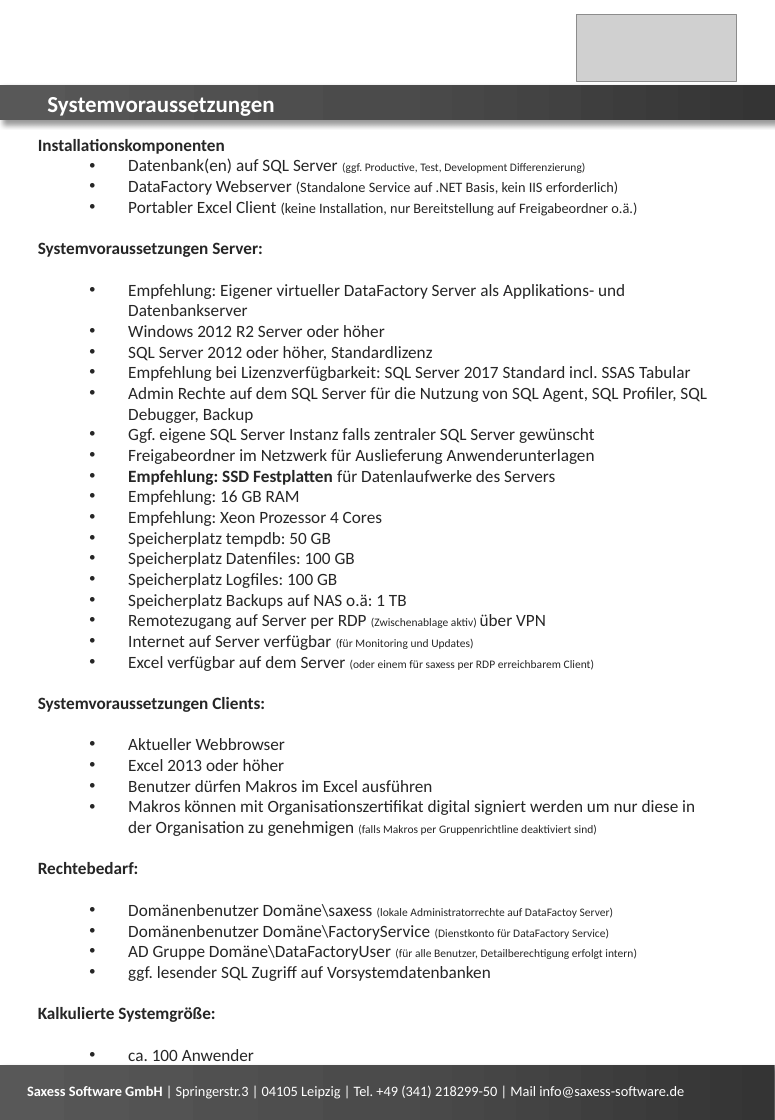
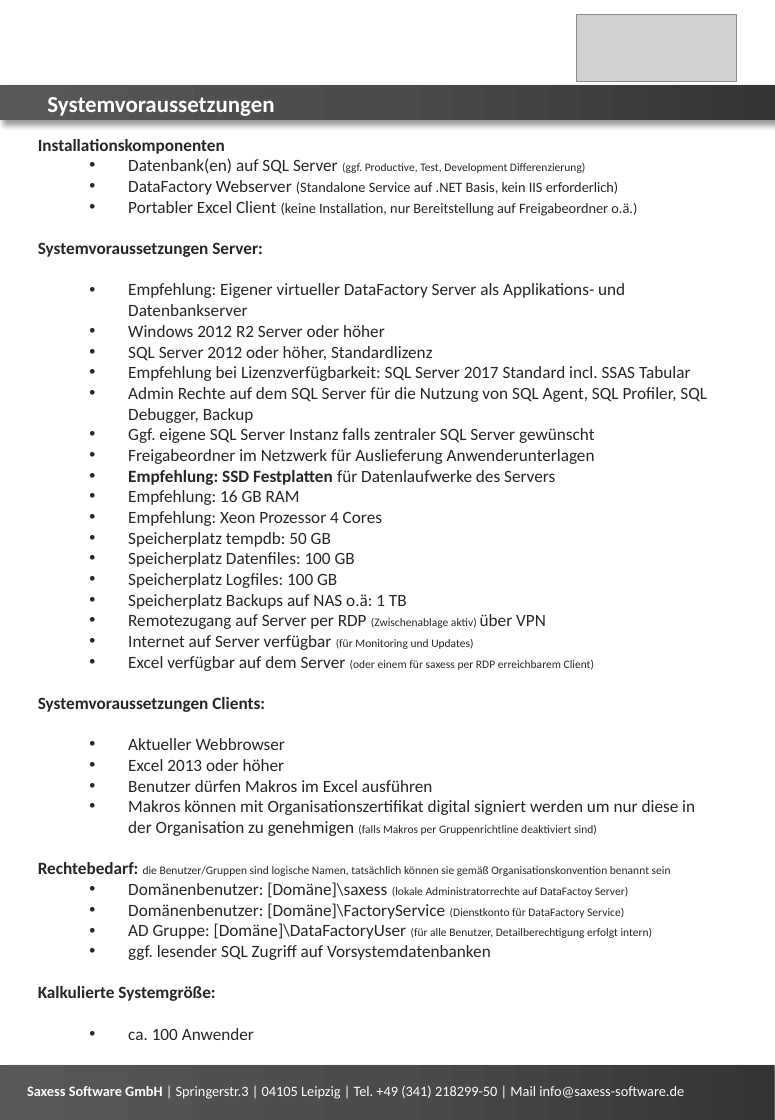
Before and after one commit to saxess-software/DataFactory-Knowledge-Center, a slide deck: slide 2 of 3a. DataFactory - Installation and Update/DataFactoy Systemvoraussetzungen.pptx. Drawn at 775x1120 pixels with LibreOffice and Linux fonts; fonts in the diff are those of the drawing; grey boxes stand for pictures. Boxes give left, top, right and bottom in pixels: in the first picture for what was removed or moved away, otherwise in the second. Text is boxed around its words. In the diff, an @@ line names an element or a change of style, - is before the commit and + after.

```diff
--- a/3a. DataFactory - Installation and Update/DataFactoy Systemvoraussetzungen.pptx
+++ b/3a. DataFactory - Installation and Update/DataFactoy Systemvoraussetzungen.pptx
@@ text at bbox=[38, 862, 671, 939]: text changed @@
-Rechtebedarf:
-  • Domänenbenutzer Domäne\saxess (lokale Administratorrechte auf DataFactoy Server)
-  • Domänenbenutzer Domäne\FactoryService (Dienstkonto für DataFactory Service)
-  • AD Gruppe Domäne\DataFactoryUser (für alle Benutzer, Detailberechtigung erfolgt intern)
+Rechtebedarf: die Benutzer/Gruppen sind logische Namen, tatsächlich können sie gemäß Organisationskonvention benannt sein
+  • Domänenbenutzer: [Domäne]\saxess (lokale Administratorrechte auf DataFactoy Server)
+  • Domänenbenutzer: [Domäne]\FactoryService (Dienstkonto für DataFactory Service)
+  • AD Gruppe: [Domäne]\DataFactoryUser (für alle Benutzer, Detailberechtigung erfolgt intern)
```
Also in this commit, not shown: 1 slide added.
